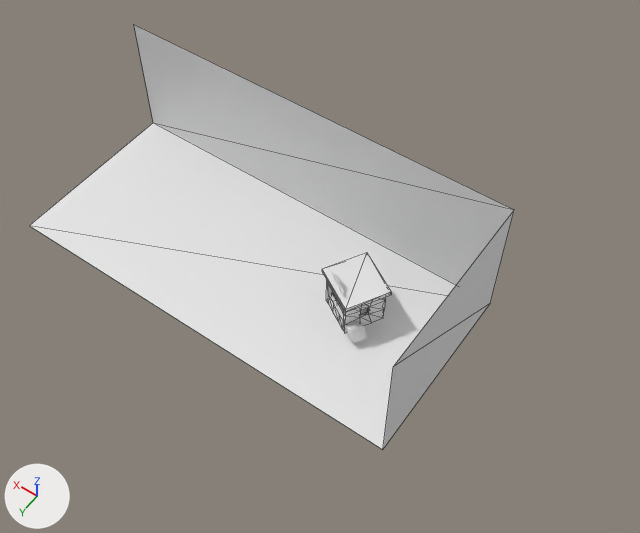
One commit to the glTF model static/contactCrate.glb: the scene before it, then after it.
Both versions are drawn from a 50 mm lens placed at (-30.1, 34.0, 57.7), pointed at (-4.1, -2.5, 0.4). Arrows for +X, +Y and +Z are at lower left; the lights stay in place. Mesh edges are drawn as thin lines on the coarser meshes. Where no turn or scale is listed for an object, it has been applied to the vertices. Vertices at the same position are counted once.
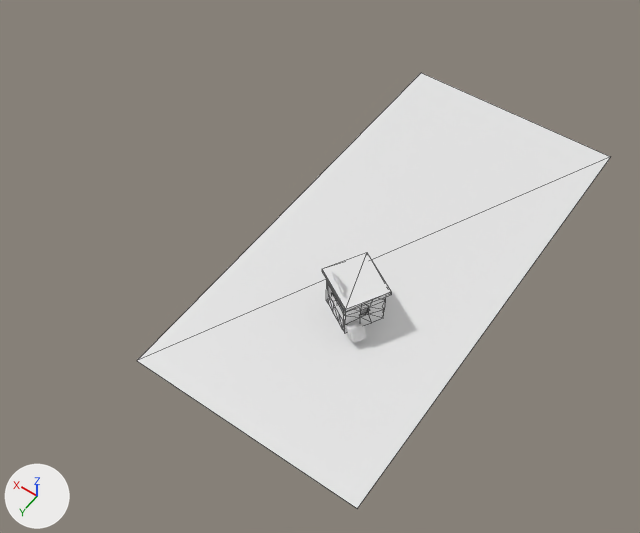
Pixel boxes (x1, y1, x2, y2) of what changed, in the pictures (640 x 533 px):
```json
{"object": "Cube", "change": "reshaped, moved", "before": [29, 25, 514, 449], "after": [137, 73, 610, 508]}
```

Scene script edits in JSON lines:
```json
{"block": "me_cube_002", "where": "me_cube_002.from_pydata(...)  # 7 vertices, 6 faces; spans x -28.1..7.8, y -7.8..7.8, z 0.2..11.3"}
{"block": "me_cube_002", "where": "# used by ob_cube; location = (10.93, 0.34, 0.0)"}
{"block": "me_cube_002", "where": "# verts and faces of me_cube_002; kept vertices keep their numbers, new ones are numbered from 7"}
{"block": "me_cube_002", "where": "# before: 0 (7.8, -7.8, 0.2) at pixel (153, 122), 1 (7.8, -7.8, 11.3) at pixel (133, 24), 2 (-28.1, -7.8, 0.2) at pixel (490, 303), 3 (-28.1, -7.8, 11.3) at pixel (514, 209), 4 (7.8, 7.8, 0.2) at pixel (29, 225)"}
{"block": "me_cube_002", "where": "# before: 5 (-28.1, 7.8, 0.2) at pixel (382, 449), 6 (-28.1, 7.8, 11.3) at pixel (393, 366)"}
{"block": "me_cube_002", "change": "me_cube_002 part 1"}
{"op": "add", "block": "me_cube_002", "code": "delete_vertices([*range(0, 7)])  # with the faces that use them"}
{"op": "add", "block": "me_cube_002", "code": "verts[7] = (-8.9, -14.5, 0.2)  # pixel (421, 72)"}
{"op": "add", "block": "me_cube_002", "code": "verts[8] = (-29.1, -14.5, 0.2)  # pixel (610, 156)"}
{"op": "add", "block": "me_cube_002", "code": "verts[9] = (-8.9, 26.6, 0.2)  # pixel (136, 360)"}
{"op": "add", "block": "me_cube_002", "code": "verts[10] = (-29.1, 26.6, 0.2)  # pixel (357, 508)"}
{"op": "add", "block": "me_cube_002", "code": "faces += [(7, 9, 8), (8, 9, 10)]"}
{"op": "set", "path": "ob_cube.location", "old": "(10.93, 0.34, 0.0)", "new": "(10.93, -13.76, 0.0)"}
```
